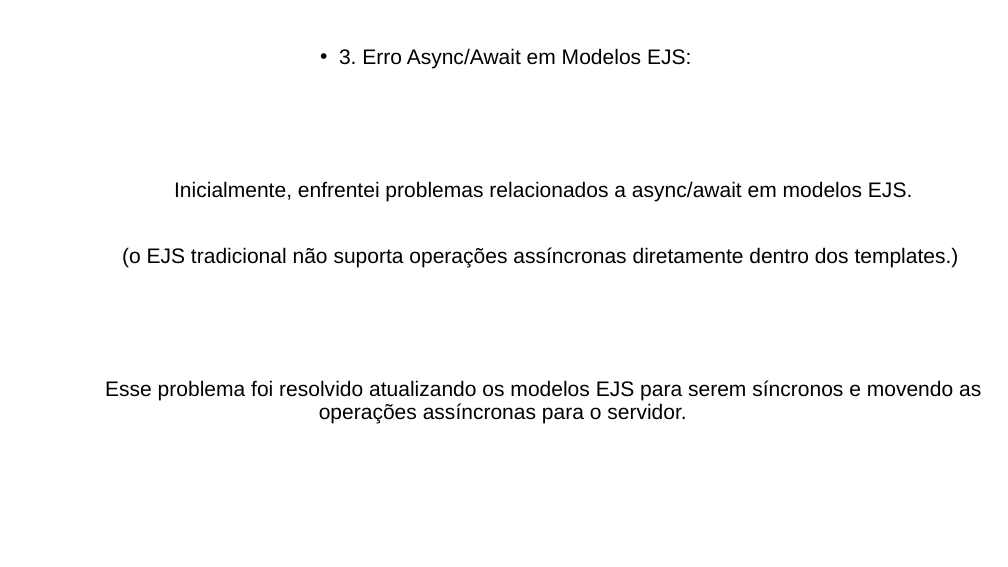
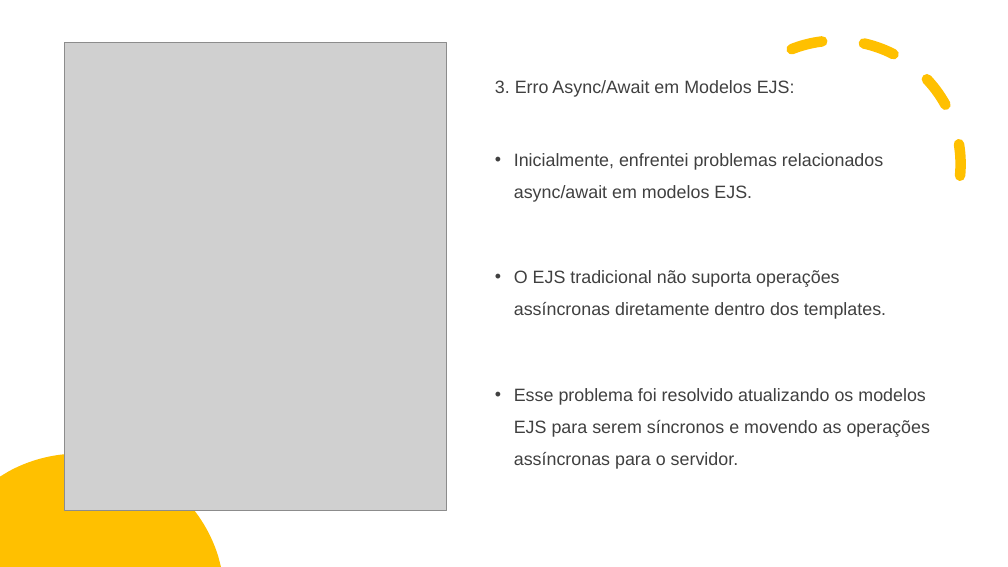
Before and after one commit to offmtm/low-code, a slide deck: slide 11 of Low Code Project.pptx. Drawn at 1008x567 pixels with LibreOffice and Linux fonts; fonts in the diff are those of the drawing; grey boxes stand for pictures. Boxes give left, top, right and bottom in pixels: in the first picture for what was removed or moved away, otherwise in the second. Text is boxed around its words. In the diff, an @@ line names an element or a change of style, - is before the commit and + after.

```diff
--- a/Low Code Project.pptx
+++ b/Low Code Project.pptx
@@ arc (boxed as its full ellipse) added at (x1=674, y1=1, x2=1001, y2=328), outline #FFC000 10 pt dashed @@
@@ picture added at (x1=64, y1=42, x2=447, y2=511) @@
@@ text "3. Erro Async/Await em Modelos ..." moved from (x1=105, y1=48, x2=981, y2=423) to (x1=495, y1=80, x2=930, y2=469) @@
@@ text at (x1=495, y1=80, x2=930, y2=469): size 20 to 17 pt, text colour #000000 to #404040 in "3. Erro Async/Await em Modelos EJS:", "Esse problema foi resolvido atualizando os modelos ..."; alignment centre to left; bullet • to none; bullet none to •; line spacing 0.9 to 1.5 @@
@@ text at (x1=514, y1=153, x2=886, y2=319): text changed; size 20 to 17 pt; text colour #000000 to #404040 @@
-Inicialmente, enfrentei problemas relacionados a async/await em modelos EJS.
-(o EJS tradicional não suporta operações assíncronas diretamente dentro dos templates.)
+• Inicialmente, enfrentei problemas relacionados async/await em modelos EJS.
+• O EJS tradicional não suporta operações assíncronas diretamente dentro dos templates.
@@ freeform shape added at (x1=0, y1=454, x2=221, y2=567), fill #FFC000 @@
```
Also in this commit, not shown: 14 other slides changed, 2 slides added, 1 slide removed.
